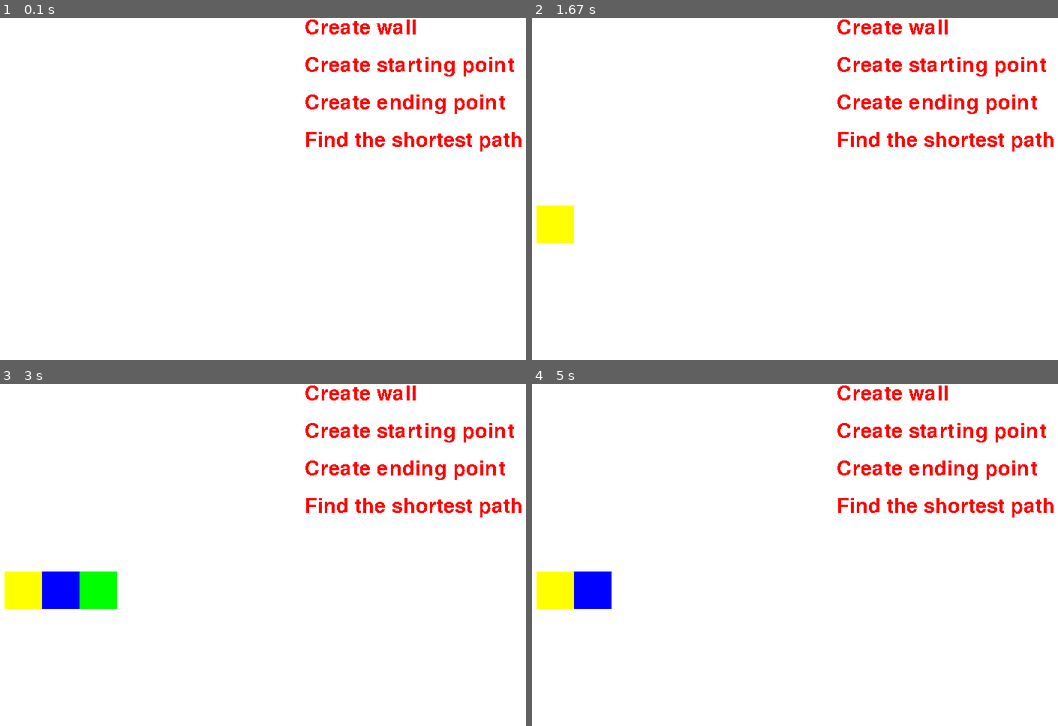
Above: before the commit, frames 1-4 (two rows, left to right).
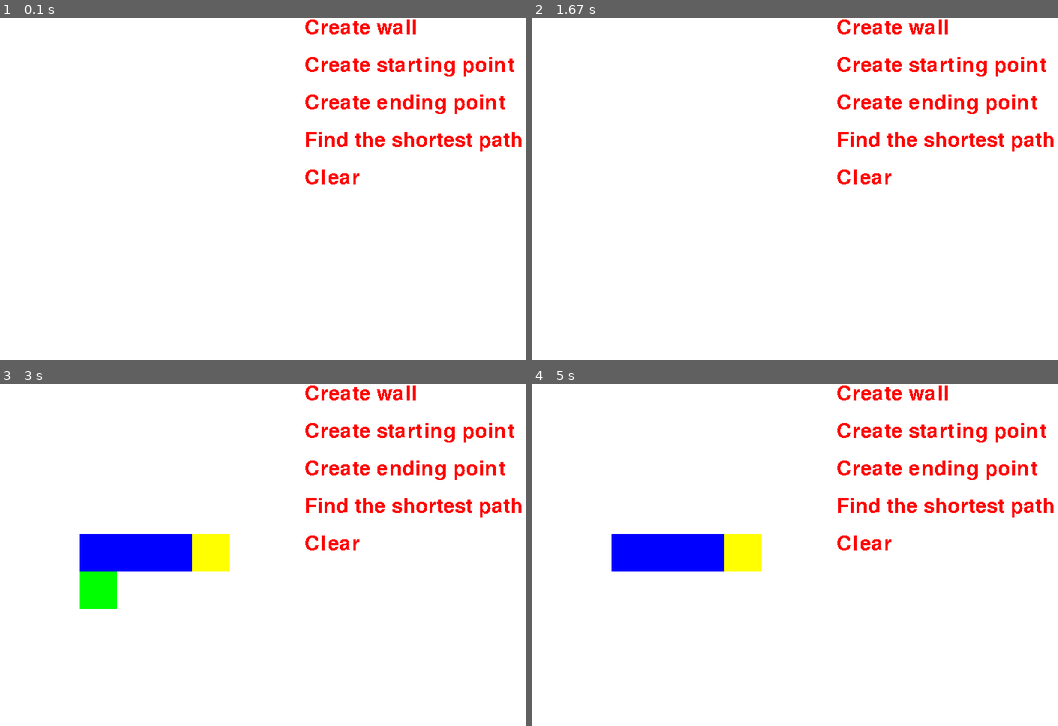
Above: after the commit, the same moments.

Repository: vip30service123/maze_solver
Game: pygame game, started from main.py
Same seed, same stepped clock (60 frames per second), same inputs: the game is played once before the commit and once after it.
Inputs (mouse positions are in pixels of both pictures, inside the frame that each line leads up to):
- Up to frame 1 (0.1 s): no input
- Up to frame 2 (1.67 s): press the mouse at (537, 168) at 0.37 s; move the mouse to (600, 230) at 0.47 s; release the mouse at (658, 291) at 0.6 s; click (905, 82) at 0.72 s; press the mouse at (905, 82) at 1.03 s; move the mouse to (737, 158) at 1.13 s; release the mouse at (568, 236) at 1.27 s; click (926, 171) at 1.38 s
- Up to frame 3 (3 s): press the mouse at (394, 537) at 1.7 s; move the mouse to (294, 555) at 1.8 s; release the mouse at (199, 572) at 1.93 s; click (352, 490) at 2.05 s; press the mouse at (352, 490) at 2.37 s; move the mouse to (226, 534) at 2.47 s; release the mouse at (105, 578) at 2.6 s; click (399, 507) at 2.72 s
- Up to frame 4 (5 s): click (731, 708) at 3.05 s; press the mouse at (731, 708) at 4.43 s; move the mouse to (679, 657) at 4.53 s; move the mouse to (626, 606) at 4.63 s; release the mouse at (626, 606) at 4.67 s; press the mouse at (731, 708) at 4.77 s; move the mouse to (663, 695) at 4.87 s; move the mouse to (600, 684) at 4.97 s

The runs differ from the first frame. In frame 1, 0.2% of the frame differs, in the area x 58-69%, y 44-49%; in frame 2, 1.0%; in frame 3, 4.9%, in the area x 0-69%, y 43-66%; in frame 4, 4.9%.

Commit message:
Clean Maze class

Diff:
--- a/main.py
+++ b/main.py
@@ -1,31 +1,4 @@
-from src import maze, maze_solver, maze_interface
+from src import maze_interface
 
-
-# maze_list = [['o', 'x', '.', '.', '.', '.', '.', '.'],
-#              ['.', 'x', '.', 'x', 'x', 'x', 'x', '.'],
-#              ['.', 'x', '.', 'x', '.', '.', '.', '.'],
-#              ['.', '.', '.', 'x', '.', 'x', 'x', 'x'],
-#              ['x', 'x', '.', '.', '.', '.', '.', '.'],
-#              ['x', '.', '.', 'x', '.', 'x', 'x', '.'],
-#              ['.', '.', 'x', '.', '.', 'x', '0', '.']]
-
-# # a_maze = maze.Maze(maze=maze_list)
-# a_maze = maze.generate_random_maze(height=20, wide=20, num_wall=5)
-# a_maze.visualize()
-
-# maze_solverr = maze_solver.MazeSolver(maze=a_maze)
-
-# print()
-# for vertex in maze_solverr.get_shortest_path():
-#     a_maze.change_specific_position(vertex, '_')
-# a_maze.visualize()
-
-# a_maze = maze.Maze(height=5, wide=5)
-# a_maze.add_start_point((2, 2))
-# a_maze.to_list()[2][1] = 'o'
-# a_maze.visualize()
-
-
-
-a_maze = maze_interface.MazeInterface()
-a_maze.run()
+if __name__=="__main__":
+    maze_interface.MazeInterface().run()
--- a/pygame_example.py
+++ /dev/null
@@ -1,48 +0,0 @@
-import pygame
-from sys import exit
-
-def choose_suitable_position(coor):
-    return (int(coor[0] / 50) * 50, int(coor[1] / 50) * 50)
-
-
-pygame.init()
-screen = pygame.display.set_mode((1000, 500))
-pygame.display.set_caption('Runner')
-clock = pygame.time.Clock()
-
-white_surface = pygame.Surface((50, 50))
-white_surface.fill('White')
-
-white_status = True
-
-red_surface = pygame.Surface((50, 50))
-red_surface.fill('Red')
-blue_surface = pygame.Surface((50, 50))
-blue_surface.fill('Blue')
-
-text_font = pygame.font.Font(None, 50)
-wall_text = text_font.render("Create wall", False, "White")
-
-while True:
-    for event in pygame.event.get():
-        if event.type == pygame.QUIT:
-            pygame.quit()
-            exit()
-
-        if event.type == pygame.MOUSEBUTTONUP:
-            pos = pygame.mouse.get_pos()
-            print(pos)
-
-            if white_status:
-                white_status = False
-                new_pos = choose_suitable_position(pos)
-                screen.blit(white_surface, new_pos)
-            else:
-                white_status = True
-                new_pos = choose_suitable_position(pos)
-                screen.blit(red_surface, new_pos)
-
-    screen.blit(wall_text, (0, 0))
-
-    pygame.display.update()
-    clock.tick(60) # Frame = 60
--- a/src/maze.py
+++ b/src/maze.py
@@ -1,117 +1,119 @@
-from typing import List, Tuple
+from typing import List, Tuple, Union
 import random
 
 
-class MazeContainer:
-    '''
-    Just to use __contains__ function lol
-    '''
-    def __init__(self, height: int = 10, wide: int = 10, maze: List[List] = None) -> None:
-        if (height != 0 or wide != 0) and maze != None:
+class Maze:
+    def __init__(self, height: int = 0, width: int = 0, maze: List[List] = None) -> None:
+        if (height != 0 or width != 0) and maze != None:
             raise Exception("Maze is already created")
 
         if not maze:
-            self.maze = [['.' for _ in range(wide)] for _ in range(height)]
+            self.maze = [['.' for _ in range(width)] for _ in range(height)]
             self.height = height
-            self.wide = wide
+            self.width = width
         else:
             self.maze = maze
             self.height = len(self.maze)
-            self.wide = len(self.maze[0])
+            self.width = len(self.maze[0])
 
     def __contains__(self, coor: Tuple[int, int]) -> bool:
-        if coor[0] < self.height and coor[0] >= 0 and coor[1] < self.wide and coor[1] >= 0:
+        if coor[0] < self.height and coor[0] >= 0 and coor[1] < self.width and coor[1] >= 0:
             return True
         return False
 
-    def get(self):
-        return self.maze
-
-
-class Maze:
-    def __init__(self, height: int = 0, wide: int = 0, maze: List[List] = None) -> None:
-        self.maze = MazeContainer(height=height, wide=wide, maze=maze)
-
-    def _is_valid_maze(self) -> bool:
+    def is_valid_maze(self) -> bool:
         '''
         Check if maze contains starting point and ending point
         '''
         check = [0, 0]
-        for row in self.maze.get():
+        for row in self.maze:
             if 'o' in row:
                 check[0] += 1
             if '0' in row:
                 check[1] += 1
         return check == [1, 1]
 
-    def get_starting_point(self) -> Tuple[int, int]:
-        for rowth in range(len(self.maze.get())):
-            for colth in range(len(self.maze.get()[rowth])):
-                if self.maze.get()[rowth][colth] == 'o':
-                    return (rowth, colth)
-        raise Exception("Missing starting point")
-
-    def get_ending_point(self) -> Tuple[int, int]:
-        for rowth in range(len(self.maze.get())):
-            for colth in range(len(self.maze.get()[rowth])):
-                if self.maze.get()[rowth][colth] == '0':
-                    return (rowth, colth)
-        raise Exception("Missing ending point")
-
-    def add_wall(self, coor: Tuple[int, int]) -> None:
-        if coor in self.maze:
-            self.maze[coor[0]][coor[1]] = 'x'
-
     def is_starting_point_available(self) -> bool:
-        for rowth in range(len(self.maze.get())):
-            for colth in range(len(self.maze.get()[0])):
-                if self.maze.get()[rowth][colth] == 'o':
+        for rowth in range(self.height):
+            for colth in range(len(self.maze[0])):
+                if self.maze[rowth][colth] == 'o':
                     return True
         return False
 
     def is_ending_point_available(self) -> bool:
-        for rowth in range(len(self.maze.get())):
-            for colth in range(len(self.maze.get()[0])):
-                if self.maze.get()[rowth][colth] == '0':
+        for rowth in range(self.height):
+            for colth in range(len(self.maze[0])):
+                if self.maze[rowth][colth] == '0':
                     return True
         return False
 
-    def add_start_point(self, coor: Tuple[int, int]) -> None:
-        if coor in self.maze and not self.is_starting_point_available():
-            self.maze.get()[coor[0]][coor[1]] = 'o'
+    def to_list(self) -> List:
+        return self.maze
 
-    def add_end_point(self, coor: Tuple[int, int]) -> None:
-        if coor in self.maze and not self.is_ending_point_available():
-            self.maze.get()[coor[0]][coor[1]] = '0'
+    def get_height(self) -> int:
+        return self.height
 
-    def change_specific_position(self, coor: Tuple[int, int], position_type: str) -> None:
-        if coor in self.maze:
-            self.maze.get()[coor[0]][coor[1]] = position_type
+    def get_width(self) -> int:
+        return self.width
 
-    def to_list(self) -> List:
-        return self.maze.get()
+    def get_all_coor_from_type(self, type: str) -> List[Tuple[int, int]]:
+        coor_list = []
+        for rowth in range(self.height):
+            for colth in range(self.width):
+                if self.maze[rowth][colth] == type:
+                    coor_list.append((rowth, colth))
+        return coor_list
+
+    def get_type(self, coor: Tuple[int, int]) -> str:
+        return self.maze[coor[0]][coor[1]]
+
+    def get_starting_point_coor(self) -> Tuple[int, int]:
+        for rowth in range(self.height):
+            for colth in range(len(self.maze[rowth])):
+                if self.maze[rowth][colth] == 'o':
+                    return (rowth, colth)
+        raise Exception("Missing starting point")
+
+    def get_ending_point_coor(self) -> Tuple[int, int]:
+        for rowth in range(self.height):
+            for colth in range(len(self.maze[rowth])):
+                if self.maze[rowth][colth] == '0':
+                    return (rowth, colth)
+        raise Exception("Missing ending point")
+
+    def update_type(self, coor: Tuple[int, int], position_type: str) -> None:
+        if coor in self:
+            if position_type == '.' or position_type == 'x':
+                self.maze[coor[0]][coor[1]] = position_type
+            elif position_type == 'o':
+                if not self.is_starting_point_available():
+                    self.maze[coor[0]][coor[1]] = position_type
+            elif position_type == '0':
+                if not self.is_ending_point_available():
+                    self.maze[coor[0]][coor[1]] = position_type
+            else:
+                raise Exception("Undefined point type.")
 
     def visualize(self) -> None:
-        for row in self.maze.get():
+        for row in self.maze:
             print(' '.join(row))
 
-
 def generate_random_maze(
-        height: int = 10, wide: int = 10, num_wall: int = 20
+        height: int = 10, width: int = 10, num_wall: int = 20
     ) -> Maze:
-    if height < 1 or wide < 1:
-        raise Exception('Height or Wide is not available')
-    maze_list = [['.' for _ in range(wide)] for _ in range(height)]
+    if height < 1 or width < 1:
+        raise Exception('Height or Width is not available')
+    maze_list = [['.' for _ in range(width)] for _ in range(height)]
     for ith in range(num_wall):
         row = random.randint(0, height-1)
-        col = random.randint(0, wide-1)
+        col = random.randint(0, width-1)
         maze_list[row][col] = 'x'
-    start_point = [random.randint(0, height-1), random.randint(0, wide-1)]
+    start_point = [random.randint(0, height-1), random.randint(0, width-1)]
     while maze_list[start_point[0]][start_point[1]] != '.':
-        start_point = [random.randint(0, height-1), random.randint(0, wide-1)]
-    end_point = [random.randint(0, height-1), random.randint(0, wide-1)]
+        start_point = [random.randint(0, height-1), random.randint(0, width-1)]
+    end_point = [random.randint(0, height-1), random.randint(0, width-1)]
     while maze_list[end_point[0]][end_point[1]] != '.':
-        end_point = [random.randint(0, height-1), random.randint(0, wide-1)]
+        end_point = [random.randint(0, height-1), random.randint(0, width-1)]
     maze_list[start_point[0]][start_point[1]] = 'o'
     maze_list[end_point[0]][end_point[1]] = '0'
     return Maze(maze=maze_list)
--- a/src/maze_interface.py
+++ b/src/maze_interface.py
@@ -23,7 +23,7 @@
     def __init__(self):
         pygame.init()
 
-        self.maze=maze.Maze(height=10, wide=10)
+        self.maze=maze.Maze(height=10, width=10)
 
         self.shortest_path = []
 
@@ -48,6 +48,7 @@
         self.start_text = self.text_font.render("Create starting point", False, "Red")
         self.end_text = self.text_font.render("Create ending point", False, "Red")
         self.shortest_path_text = self.text_font.render("Find the shortest path", False, "Red")
+        self.clear_text = self.text_font.render("Clear", None, "Red")
 
         self.mouse_status = ''
 
@@ -61,66 +62,7 @@
             screen.blit(self.start_text, (500, 50))
             screen.blit(self.end_text, (500, 100))
             screen.blit(self.shortest_path_text, (500, 150))
-
-            for event in pygame.event.get():
-                if event.type == pygame.QUIT:
-                    pygame.quit()
-                    exit()
-
-                if event.type == pygame.MOUSEBUTTONUP:
-                    pos = pygame.mouse.get_pos()
-
-                    if pos[0] < 500 and pos[1] < 500:
-                        new_pos = choose_suitable_position(pos)
-                        matrix_pos = to_matrix_position(pos)
-                        if self.mouse_status == 'Create wall':
-                            if self.maze.to_list()[matrix_pos[0]][matrix_pos[1]] != "x":
-                                self.maze.to_list()[matrix_pos[0]][matrix_pos[1]] = "x"
-                                screen.blit(self.black_surface, new_pos)
-                            else:
-                                self.maze.to_list()[matrix_pos[0]][matrix_pos[1]] = "."
-                                screen.blit(self.white_surface, new_pos)
-                            self.maze.visualize()
-                        elif self.mouse_status == 'Create starting point':
-                            if self.maze.to_list()[matrix_pos[0]][matrix_pos[1]] == "o":
-                                self.maze.to_list()[matrix_pos[0]][matrix_pos[1]] = "."
-                                screen.blit(self.white_surface, new_pos)
-                            else:
-                                if not self.maze.is_starting_point_available():
-                                    self.maze.add_start_point(matrix_pos)
-                                    screen.blit(self.yellow_surface, new_pos)
-                            self.maze.visualize()
-                        elif self.mouse_status == 'Create ending point':
-                            if self.maze.to_list()[matrix_pos[0]][matrix_pos[1]] == "0":
-                                self.maze.to_list()[matrix_pos[0]][matrix_pos[1]] = "."
-                                screen.blit(self.white_surface, new_pos)
-                            else:
-                                if not self.maze.is_ending_point_available():
-                                    self.maze.add_end_point(matrix_pos)
-                                    screen.blit(self.green_surface, new_pos)
-                            self.maze.visualize()
-                        elif self.mouse_status == 'Find the shortest path':
-                            shortest_path = maze_solver.MazeSolver(maze=self.maze).get_shortest_path()
-                            for vertex in shortest_path:
-                                screen.blit(self.blue_surface, matrix_pos_to_screen_pos(vertex))
-                        else:
-                            continue
-
-                    elif pos[0] > 500 and pos[1] < 50:
-                        self.mouse_status = 'Create wall'
-                    elif pos[0] > 500 and pos[1] > 50 and pos[1] < 100:
-                        self.mouse_status = 'Create starting point'
-                    elif pos[0] > 500 and pos[1] > 100 and pos[1] < 150:
-                        self.mouse_status = 'Create ending point'
-                    elif pos[0] > 500 and pos[1] > 150 and pos[1] < 200:
-                        self.shortest_path = maze_solver.MazeSolver(maze=self.maze).get_shortest_path()
-                        # for vertex in self.shortest_path:
-                        #     screen.blit(self.blue_surface, matrix_pos_to_screen_pos(vertex))
-                    else:
-                        continue
-
-            for vertex in self.shortest_path:
-                screen.blit(self.blue_surface, matrix_pos_to_screen_pos(vertex))
+            screen.blit(self.clear_text, (500, 200))
 
             for rowth in range(len(self.maze.to_list())):
                 for colth in range(len(self.maze.to_list()[0])):
@@ -136,5 +78,69 @@
                         else:
                             continue
 
+            for event in pygame.event.get():
+                if event.type == pygame.QUIT:
+                    pygame.quit()
+                    exit()
+
+                if event.type == pygame.MOUSEBUTTONUP:
+                    pos = pygame.mouse.get_pos()
+
+                    if pos[0] < 500 and pos[1] < 500:
+                        new_pos = choose_suitable_position(pos)
+                        matrix_pos = to_matrix_position(pos)
+                        if self.mouse_status == 'Create wall':
+                            if self.maze.get_type(matrix_pos) != "x":
+                                # self.maze.to_list()[matrix_pos[0]][matrix_pos[1]] = "x"
+                                self.maze.update_type(matrix_pos, "x")
+                                screen.blit(self.black_surface, new_pos)
+                            else:
+                                # self.maze.to_list()[matrix_pos[0]][matrix_pos[1]] = "."
+                                self.maze.update_type(matrix_pos, ".")
+                                screen.blit(self.white_surface, new_pos)
+                            self.maze.visualize()
+                        elif self.mouse_status == 'Create starting point':
+                            if self.maze.get_type(matrix_pos) == "o":
+                                # self.maze.to_list()[matrix_pos[0]][matrix_pos[1]] = "."
+                                self.maze.update_type(matrix_pos, ".")
+                                screen.blit(self.white_surface, new_pos)
+                            else:
+                                if not self.maze.is_starting_point_available():
+                                    # self.maze.add_start_point(matrix_pos)
+                                    self.maze.update_type(matrix_pos, "o")
+                                    screen.blit(self.yellow_surface, new_pos)
+                            self.maze.visualize()
+                        elif self.mouse_status == 'Create ending point':
+                            if self.maze.get_type(matrix_pos) == "0":
+                                # self.maze.to_list()[matrix_pos[0]][matrix_pos[1]] = "."
+                                self.maze.update_type(matrix_pos, ".")
+                                screen.blit(self.white_surface, new_pos)
+                            else:
+                                if not self.maze.is_ending_point_available():
+                                    # self.maze.add_end_point(matrix_pos)
+                                    self.maze.update_type(matrix_pos, "0")
+                                    screen.blit(self.green_surface, new_pos)
+                            self.maze.visualize()
+                        else:
+                            continue
+
+                    elif pos[0] > 500 and pos[1] < 50:
+                        self.mouse_status = 'Create wall'
+                    elif pos[0] > 500 and pos[1] > 50 and pos[1] < 100:
+                        self.mouse_status = 'Create starting point'
+                    elif pos[0] > 500 and pos[1] > 100 and pos[1] < 150:
+                        self.mouse_status = 'Create ending point'
+                    elif pos[0] > 500 and pos[1] > 150 and pos[1] < 200:
+                        self.shortest_path = maze_solver.MazeSolver(maze=self.maze).get_shortest_path()
+                        for vertex in self.shortest_path:
+                            screen.blit(self.blue_surface, matrix_pos_to_screen_pos(vertex))
+                    elif pos[0] > 500 and pos[1] > 200 and pos[1] < 250:
+                        for rowth in range(len(self.maze.to_list())):
+                            for colth in range(len(self.maze.to_list()[0])):
+                                self.maze.to_list()[rowth][colth] = '.'
+                        self.shortest_path = []
+                    else:
+                        continue
+
             pygame.display.update()
             clock.tick(60)
--- a/src/maze_solver.py
+++ b/src/maze_solver.py
@@ -3,31 +3,22 @@
 
 
 class MazeSolver:
-    def __init__(self, maze: Maze = None) -> None:
+    def __init__(self, maze: Maze) -> None:
         if maze:
             self.maze = maze
-        self.all_vertices = self.retrieve_all_vertices()
-
-    def insert_maze(self, maze: Maze) -> None:
-        self.maze = maze
-
-    def retrieve_all_vertices(self) -> List[Tuple[int, int]]:
-        vertices = []
-        for rowth in range(len(self.maze.to_list())):
-            for colth in range(len(self.maze.to_list()[0])):
-                if self.maze.to_list()[rowth][colth] == '.':
-                    vertices.append((rowth, colth))
-        starting_vertex = self.maze.get_starting_point()
-        ending_vertex = self.maze.get_ending_point()
-        return [starting_vertex] + vertices + [ending_vertex]
+        else:
+            raise Exception("Missing maze.")
+        self.all_vertices = self.maze.get_all_coor_from_type('o') + \
+                            self.maze.get_all_coor_from_type('.') + \
+                            self.maze.get_all_coor_from_type('0')
 
     def retrieve_nearby_vertices(
             self, check_vertex: Tuple[int, int], available_vertices: List[Tuple[int, int]] = None
         ) -> List[Tuple[int, int]]:
         all_possible_nearby_vertices = list(set([
-            (check_vertex[0], min(check_vertex[1] + 1, len(self.maze.to_list()[0]) - 1)),
+            (check_vertex[0], min(check_vertex[1] + 1, self.maze.get_width() - 1)),
             (check_vertex[0], max(check_vertex[1] - 1, 0)),
-            (min(check_vertex[0] + 1, len(self.maze.to_list())), check_vertex[1]),
+            (min(check_vertex[0] + 1,self.maze.get_height()), check_vertex[1]),
             (max(check_vertex[0] - 1, 0), check_vertex[1])
         ]))
         if available_vertices:
@@ -44,7 +35,7 @@
             ]
 
     def get_shortest_path(self) -> List[Tuple[int, int]]:
-        if not self.maze._is_valid_maze():
+        if not self.maze.is_valid_maze():
             return []
 
         queue = [self.all_vertices.copy()[0]]
@@ -72,6 +63,9 @@
                         current_vertex = vertex
                         shortest_path.append(vertex)
                         break
+                # If there is no path, the while loop will run forever so it should be stoped
+                if current_vertex == self.all_vertices[-1]:
+                    break
             return shortest_path[:len(shortest_path) - 1]
         except:
             return []
--- /dev/null
+++ b/tests/test.py
@@ -0,0 +1,32 @@
+from src import maze_interface
+
+
+# maze_list = [['o', 'x', '.', '.', '.', '.', '.', '.'],
+#              ['.', 'x', '.', 'x', 'x', 'x', 'x', '.'],
+#              ['.', 'x', '.', 'x', '.', '.', '.', '.'],
+#              ['.', '.', '.', 'x', '.', 'x', 'x', 'x'],
+#              ['x', 'x', '.', '.', '.', '.', '.', '.'],
+#              ['x', '.', '.', 'x', '.', 'x', 'x', '.'],
+#              ['.', '.', 'x', '.', '.', 'x', '0', '.']]
+
+# a_maze = maze.Maze(maze=maze_list)
+# a_maze.update_type((6, 7), 'x')
+# # a_maze = maze.generate_random_maze(height=20, wide=20, num_wall=5)
+# a_maze.visualize()
+
+# maze_solverr = maze_solver.MazeSolver(maze=a_maze)
+# maze_solverr.get_shortest_path()
+# print()
+# for vertex in maze_solverr.get_shortest_path():
+#     a_maze.change_specific_position(vertex, '_')
+# a_maze.visualize()
+
+# a_maze = maze.Maze(height=5, width=5)
+# a_maze.to_list()[2][1] = 'o'
+# print(a_maze.get_all_coor_from_type('.'))
+# a_maze.visualize()
+
+
+
+a_maze = maze_interface.MazeInterface()
+a_maze.run()
Not shown, changed: README.md
